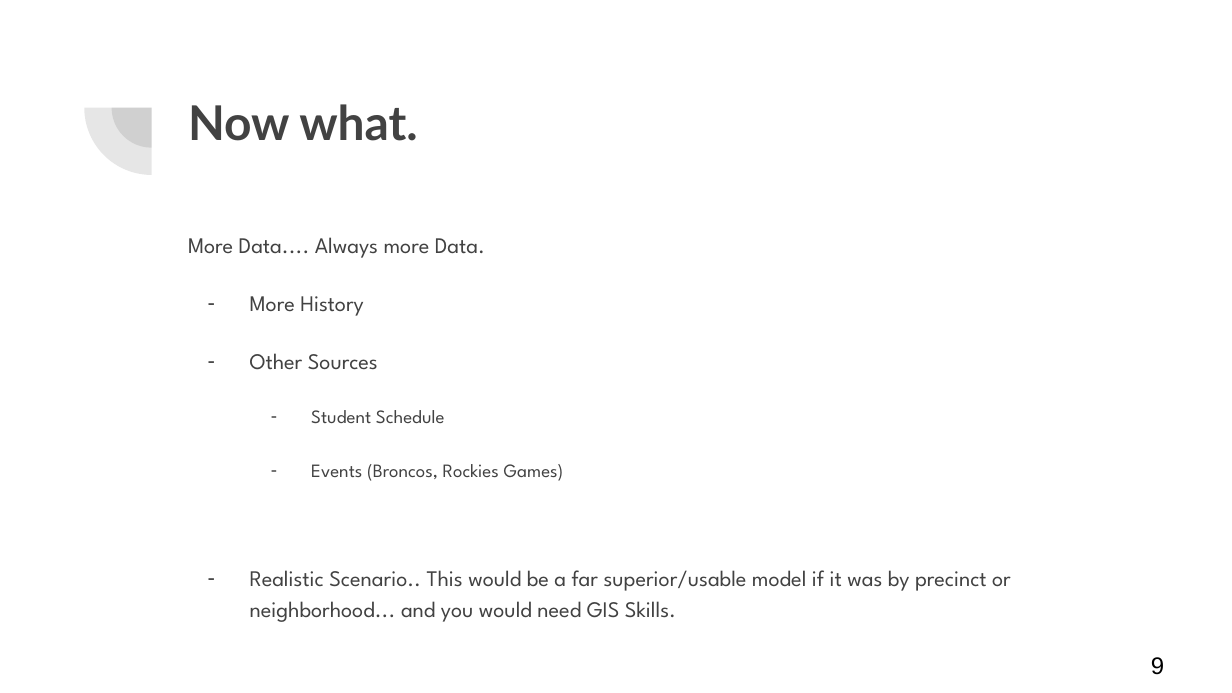
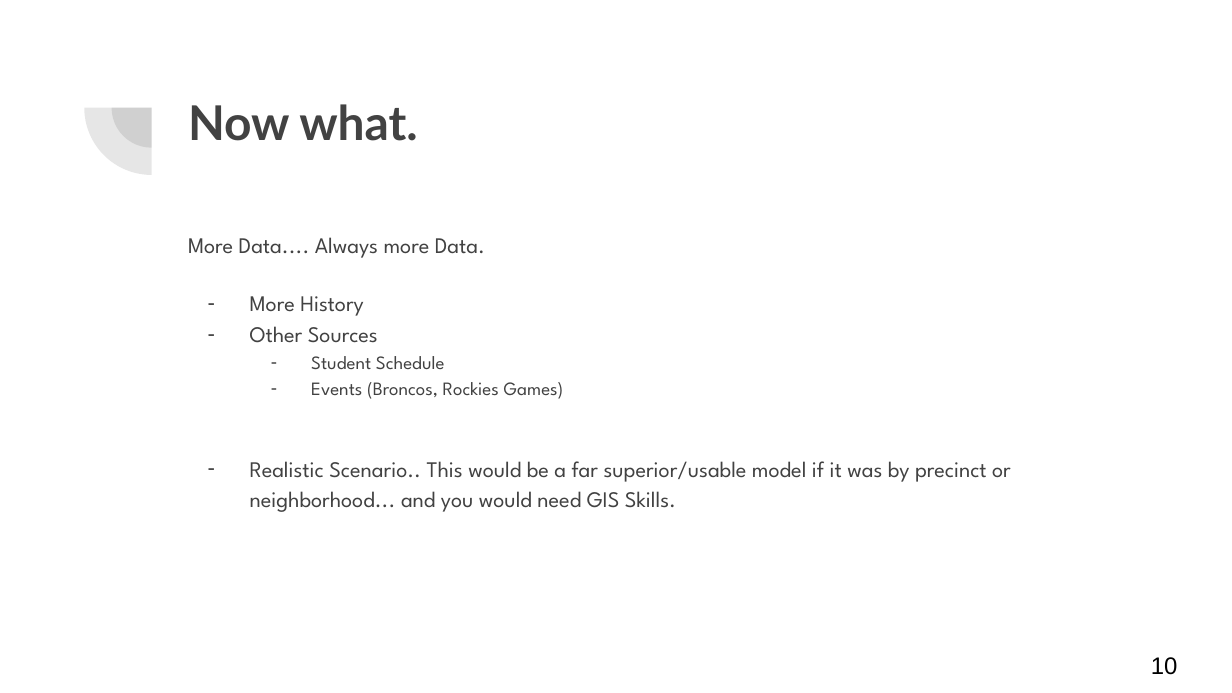
Before and after one commit to gcaseycupp/MLwithRandAzure, a slide deck: slide 10 of ML with R and Azure.pptx (slide 9 before the commit). Drawn at 1232x693 pixels with LibreOffice and Linux fonts; fonts in the diff are those of the drawing. Boxes give left, top, right and bottom in pixels: in the first picture for what was removed or moved away, otherwise in the second. Text is boxed around its words. In the diff, an @@ line names an element or a change of style, - is before the commit and + after.

```diff
--- a/ML with R and Azure.pptx
+++ b/ML with R and Azure.pptx
@@ text at box(250, 296, 564, 399): less space between paragraphs @@
@@ page number at box(1151, 657, 1178, 675): text changed @@
-9
+10
```
Also in this commit, not shown: 3 other slides changed, 1 slide added.
